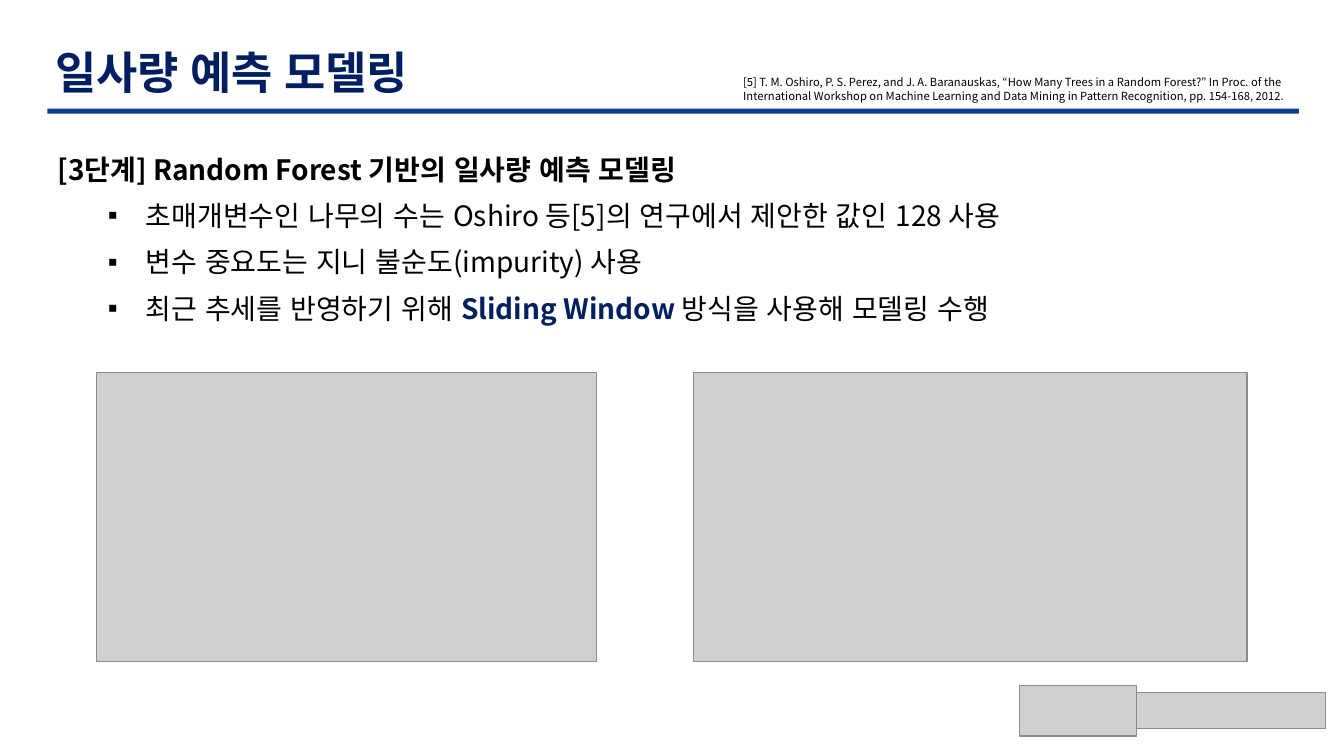
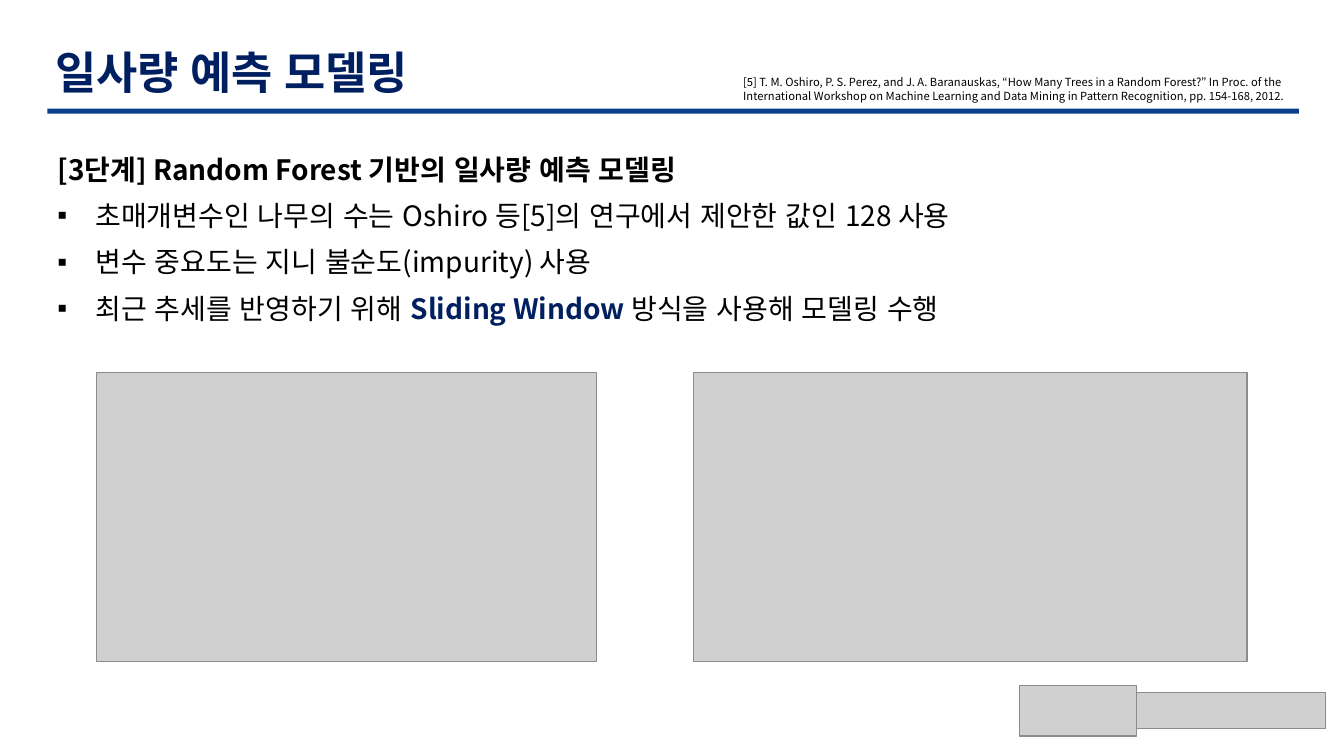
Before and after one commit to TaegyuHan/Solar_radiation_prediction_model, a slide deck: slide 11 of KICS_PT/[KICS] 모델 poster.pptx. Drawn at 1344x756 pixels with LibreOffice and Linux fonts; fonts in the diff are those of the drawing; grey boxes stand for pictures. Boxes give left, top, right and bottom in pixels: in the first picture for what was removed or moved away, otherwise in the second. Text is boxed around its words. In the diff, an @@ line names an element or a change of style, - is before the commit and + after.

Commit message:
모델 최종 PT

```diff
--- a/KICS_PT/[KICS] 모델 poster.pptx
+++ b/KICS_PT/[KICS] 모델 poster.pptx
@@ text at [95, 202, 950, 326]: list level 2 to 1 in "초매개변수인 나무의 수는 Oshiro 등[5]의 ..."; list level 2 to 1 in "변수 중요도는 지니 불순도(impurity) 사용"; list level 2 to 1 in "최근 추세를 반영하기 위해 Sliding ..." @@
```
Also in this commit, not shown: 2 other slides changed.
